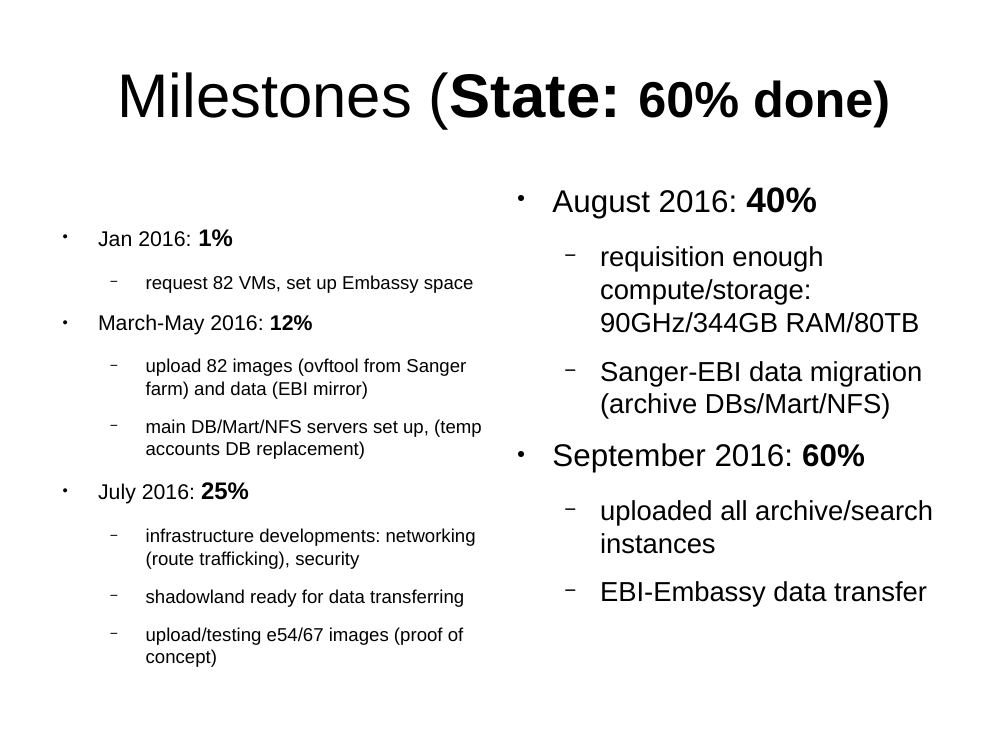
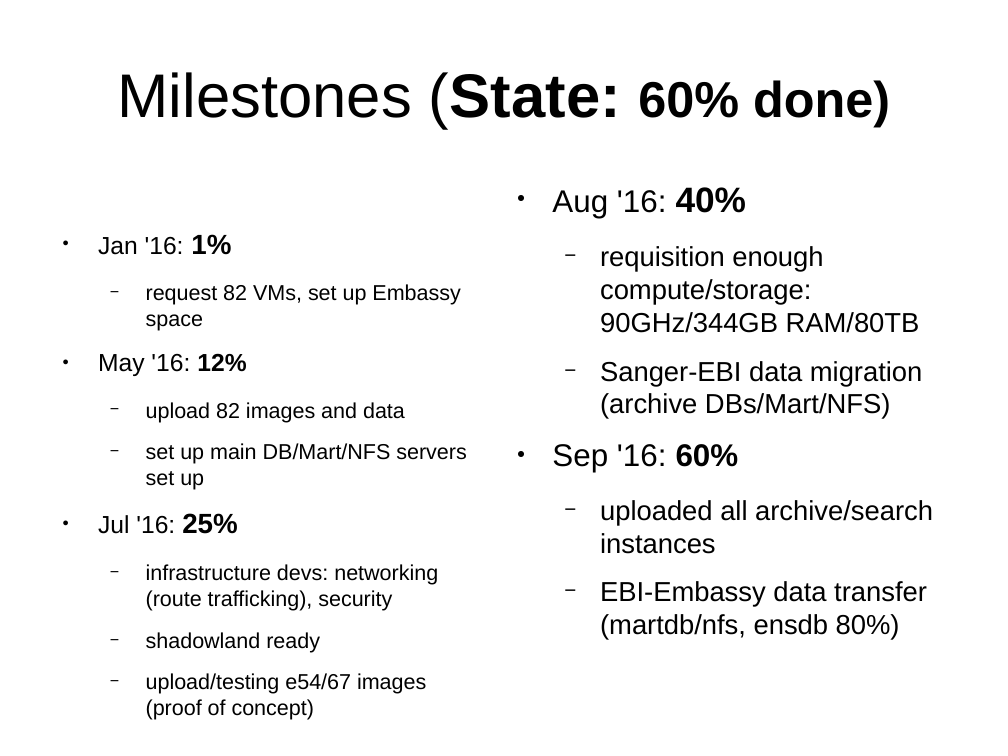
Before and after one commit to avullo/ensembl-migration-pm, a slide deck: slide 20 of data-review-10-16/talk.odp. Drawn at 1008x756 pixels with LibreOffice and Linux fonts; fonts in the diff are those of the drawing; background and template pictures are left out. Boxes give left, top, right and bottom in pixels: in the first picture for what was removed or moved away, otherwise in the second. Text is boxed around its words. In the diff, an @@ line names an element or a change of style, - is before the commit and + after.

```diff
--- a/data-review-10-16/talk.odp
+++ b/data-review-10-16/talk.odp
@@ text at (552,187,747,218): text changed @@
-● August 2016: 40%
+● Aug '16: 40%
@@ text at (98,234,231,255): text changed; size 15.2 to 17.6 pt @@
-● Jan 2016: 1%
+● Jan '16: 1%
@@ text at (146,284,460,720): size 13.3 to 15.4 pt in "request 82 VMs, set up Embassy space", "upload/testing e54/67 images (proof of concept)" @@
@@ text at (98,353,467,653): text changed; size 13.3 to 15.4 pt @@
-● March-May 2016: 12%
-  − upload 82 images (ovftool from Sanger farm) and data (EBI mirror)
-  − main DB/Mart/NFS servers set up, (temp accounts DB replacement)
-● July 2016: 25%
-  − infrastructure developments: networking (route trafficking), security
-  − shadowland ready for data transferring
+● May '16: 12%
+  − upload 82 images and data
+  − set up main DB/Mart/NFS servers set up
+● Jul '16: 25%
+  − infrastructure devs: networking (route trafficking), security
+  − shadowland ready
@@ text at (552,444,739,472): text changed @@
-● September 2016: 60%
+● Sep '16: 60%
@@ text at (600,581,927,640): text changed @@
-  − EBI-Embassy data transfer
+  − EBI-Embassy data transfer (martdb/nfs, ensdb 80%)
```
Also in this commit, not shown: 16 other slides changed, 6 slides added, 4 slides removed, 11 other files.
